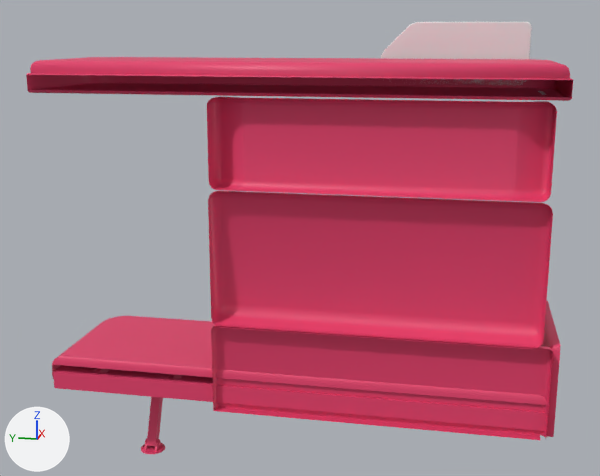
The FBX model Assets/Animation/PolkaAnimation/lowbad_3.fbx, before and after one commit.
Rendered twice from a 50 mm camera at (3.65, -1.14, 3.02) aimed at (6.64, -0.54, 2.28). Every picture has the same lights, and +X, +Y and +Z are marked at lower left. Where no turn or scale is listed for an object, it has been applied to the vertices.

Before the edit, the objects in view are built like this:
```python
me_vagon_stateroom_conductroom_furniture_01 = bpy.data.meshes.new('Vagon_Stateroom_ConductRoom_Furniture_01')
me_vagon_stateroom_conductroom_furniture_01.from_pydata(...)  # 722 vertices, 704 faces; spans x 0.0..0.54, y -1.86..0.0, z 0.3..1.68
# faces by material slot: [492, 44, 140, 28]
me_vagon_stateroom_conductroom_furniture_01.materials.append(mat_im_stateroom_001)  # pink #e7406d
me_vagon_stateroom_conductroom_furniture_01.materials.append(mat_im_wood_t_002)  # white #e7e7e7
me_vagon_stateroom_conductroom_furniture_01.materials.append(mat_im_metal_insert_004)  # white #e7e7e7
me_vagon_stateroom_conductroom_furniture_01.materials.append(mat_im_lamp_002)  # white #e7e7e7
me_vagon_stateroom_conductroom_furniture_01_001 = bpy.data.meshes.new('Vagon_Stateroom_ConductRoom_Furniture_01.001')
me_vagon_stateroom_conductroom_furniture_01_001.from_pydata(...)  # 674 vertices, 603 faces; spans x -0.03..0.49, y -1.51..0.32, z -0.07..0.1
me_vagon_stateroom_conductroom_furniture_01_001.materials.append(mat_im_stateroom)  # pink #e7406d
ob_vagon_stateroom_conductroom_furniture_01 = bpy.data.objects.new('Vagon_Stateroom_ConductRoom_Furniture_01', me_vagon_stateroom_conductroom_furniture_01)
ob_vagon_stateroom_conductroom_furniture_01.location = (6.353, 0.379, 1.384)
ob_vagon_stateroom_conductroom_furniture_01_001 = bpy.data.objects.new('Vagon_Stateroom_ConductRoom_Furniture_01.001', me_vagon_stateroom_conductroom_furniture_01_001)
ob_vagon_stateroom_conductroom_furniture_01_001.location = (6.417, 0.055, 1.734)
```
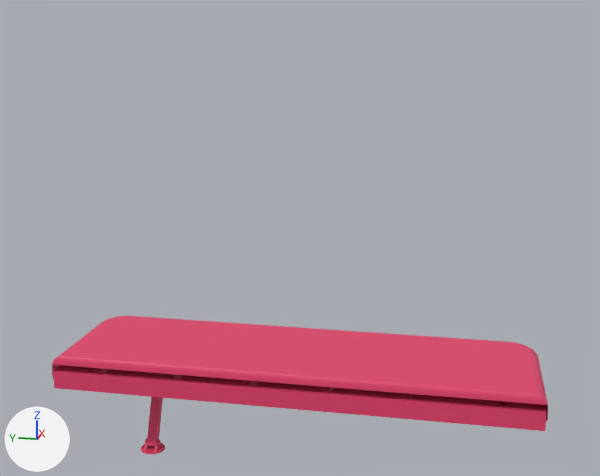
Pixel boxes (x1, y1, x2, y2) of what changed, in the pictures (600 x 476 px):
'Vagon_Stateroom_ConductRoom_Furniture_01', deleted
    before: (26, 22, 573, 440)
    faces in mat_im_stateroom_001 (pink #e7406d): (26, 57, 573, 440)
    faces in mat_im_wood_t_002 (white #e7e7e7): (382, 23, 530, 85)
    faces in mat_im_metal_insert_004 (white #e7e7e7): (381, 22, 532, 59)

The edits, one by one:
Object 'Vagon_Stateroom_ConductRoom_Furniture_01' (ob_vagon_stateroom_conductroom_furniture_01) is deleted.
